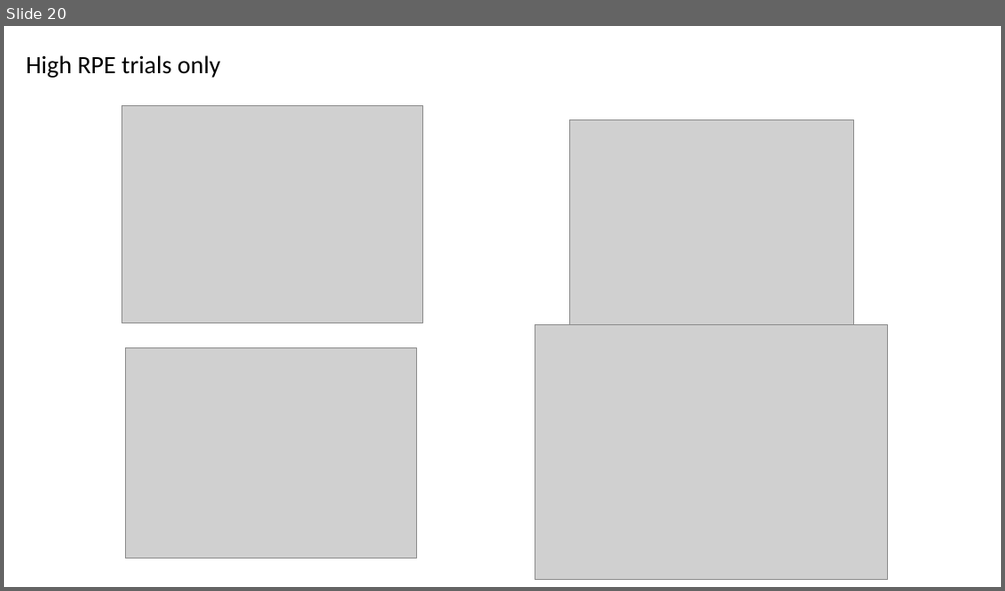
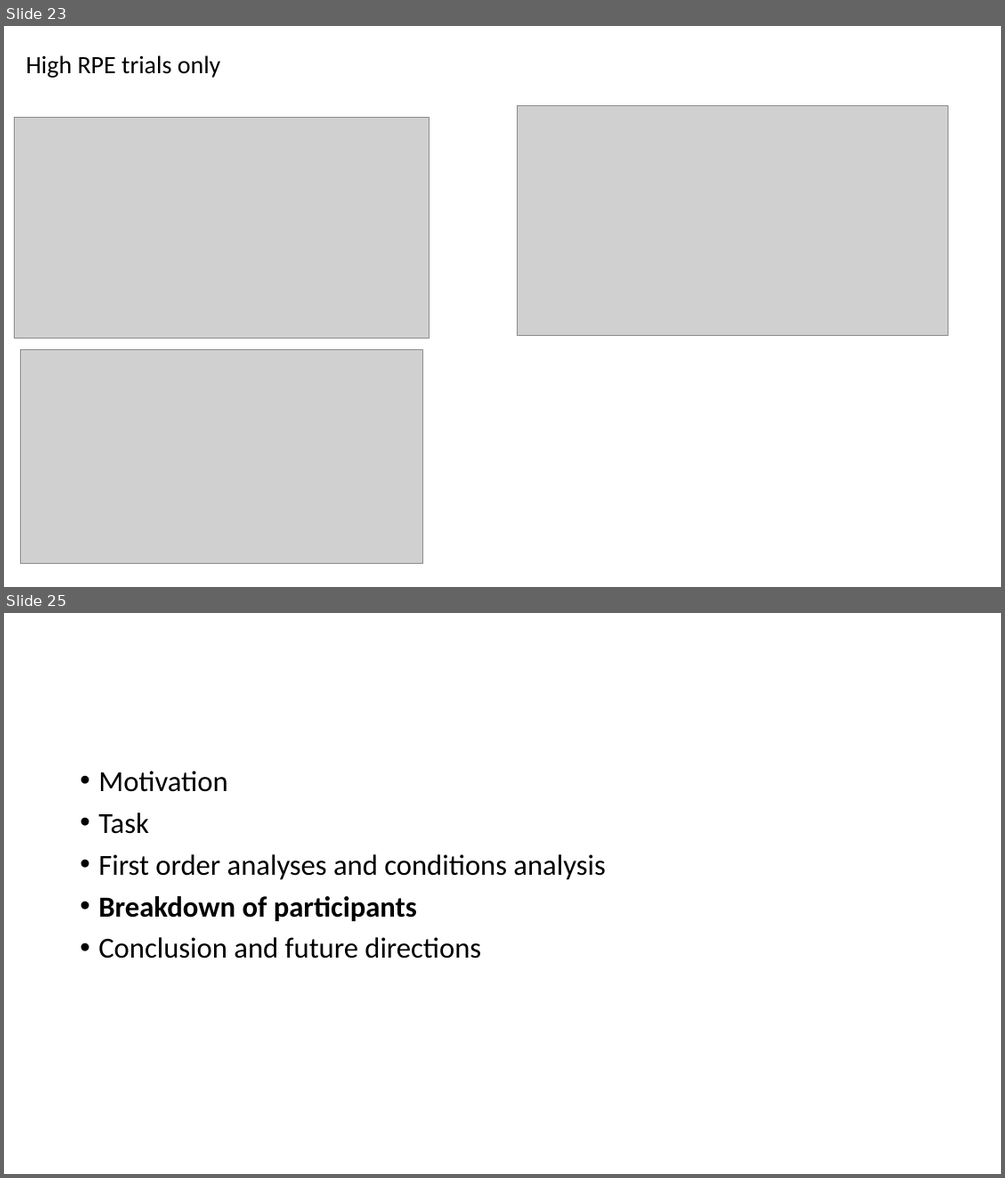
Before and after one commit to gpagnier/rampAnalysis, a slide deck: ShenhavLabMeeting10.29.pptx. Shown one above the other, each under a label of ours: slide 20 before the commit, slides 23 and 25 after it; the slides between them are not shown. The pictures are 1005x591 and 1005x1178 pixels, drawn with LibreOffice and Linux fonts; fonts in the diff are those of the drawing; grey boxes stand for pictures. Boxes give left, top, right and bottom in pixels: in the first picture for what was removed or moved away, otherwise in the second. Text is boxed around its words. In the diff, an @@ line names an element or a change of style, - is before the commit and + after.

```diff
--- a/ShenhavLabMeeting10.29.pptx
+++ b/ShenhavLabMeeting10.29.pptx
@@ slide 25 added at [4,613,1001,1174], background #FFFFFF @@
@@ text added at [98,771,605,958], 28 pt, text #000000 @@
+• Motivation
+• Task
+• First order analyses and conditions analysis
+• Breakdown of participants
+• Conclusion and future directions
@@ what was slide 20 is now slide 23 @@
@@ slide 23 changed as well @@
@@ picture: place and size @@
-picture at [121,106,423,323]
+picture at [15,118,429,338]
@@ picture: place and size @@
-picture at [569,119,853,324]
+picture at [517,106,947,335]
@@ picture removed at [535,324,888,579] @@
@@ picture: place and size @@
-picture at [125,347,417,557]
+picture at [20,350,422,564]
```
Also in this commit, not shown: 14 other slides changed, 13 other slides added, 5 slides removed, 2 other files.
